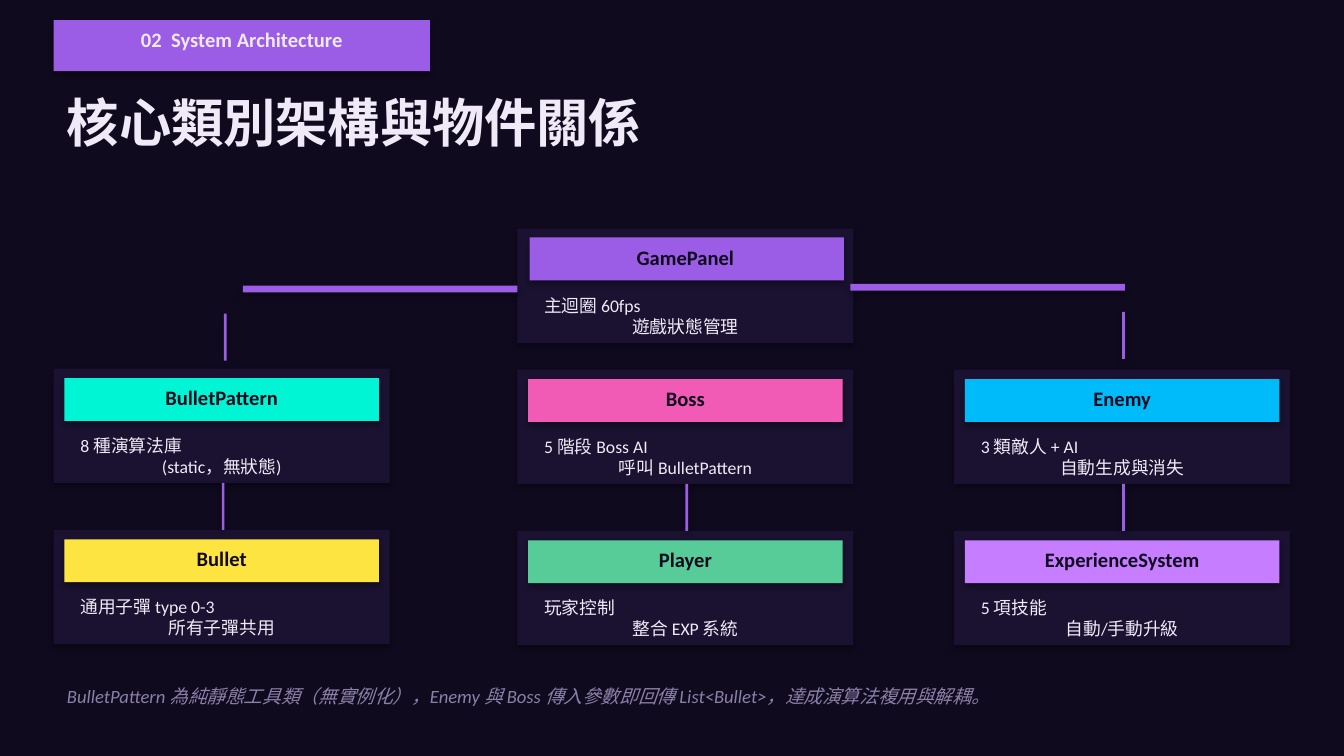
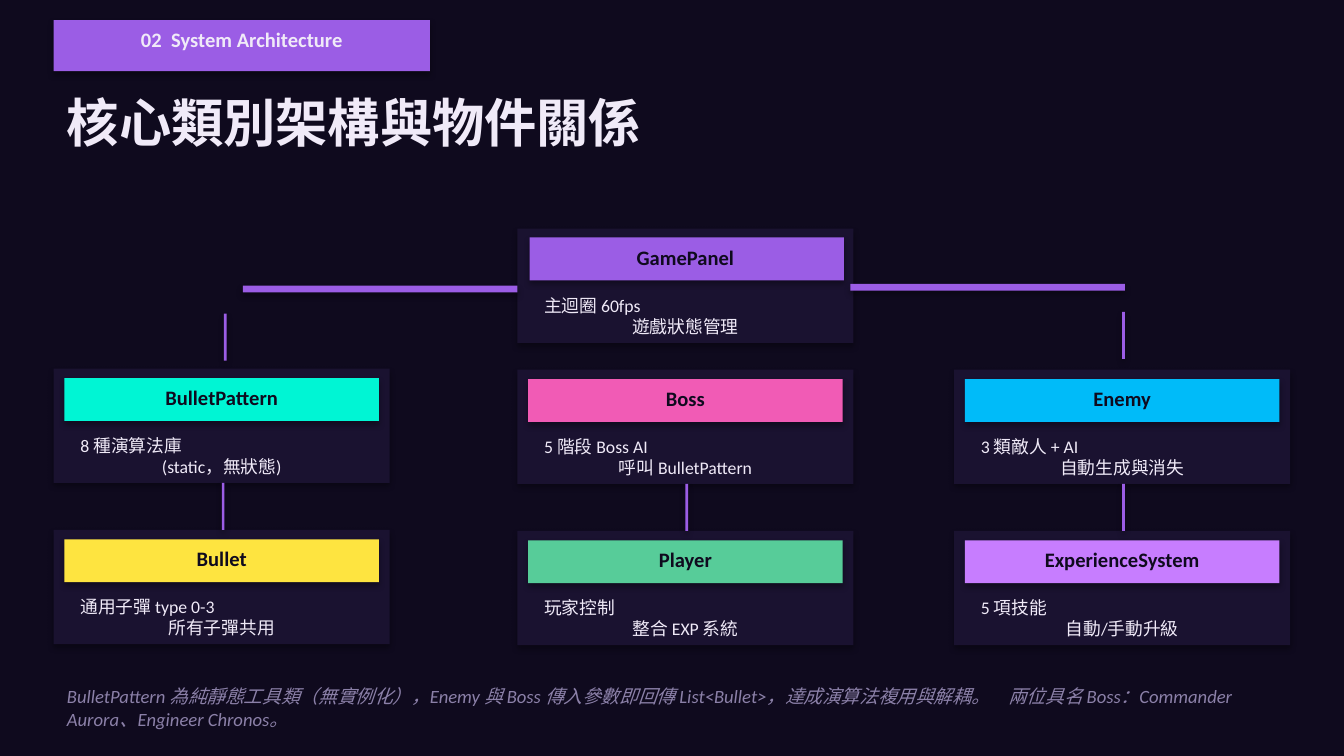
Before and after one commit to Shirodot/BulletStorm, a slide deck: slide 3 of ppt/02_演算法設計_含遊戲例圖.pptx. Drawn at 1344x756 pixels with LibreOffice and Linux fonts; fonts in the diff are those of the drawing. Boxes give left, top, right and bottom in pixels: in the first picture for what was removed or moved away, otherwise in the second. Text is boxed around its words. In the diff, an @@ line names an element or a change of style, - is before the commit and + after.

```diff
--- a/ppt/02_演算法設計_含遊戲例圖.pptx
+++ b/ppt/02_演算法設計_含遊戲例圖.pptx
@@ text at bbox=[67, 687, 1232, 729]: text changed @@
-BulletPattern 為純靜態工具類（無實例化），Enemy 與 Boss 傳入參數即回傳 List<Bullet>，達成演算法複用與解耦。
+BulletPattern 為純靜態工具類（無實例化），Enemy 與 Boss 傳入參數即回傳 List<Bullet>，達成演算法複用與解耦。 兩位具名 Boss：Commander Aurora、Engineer Chronos。
```
Also in this commit, not shown: 6 other slides changed, 5 other files.
